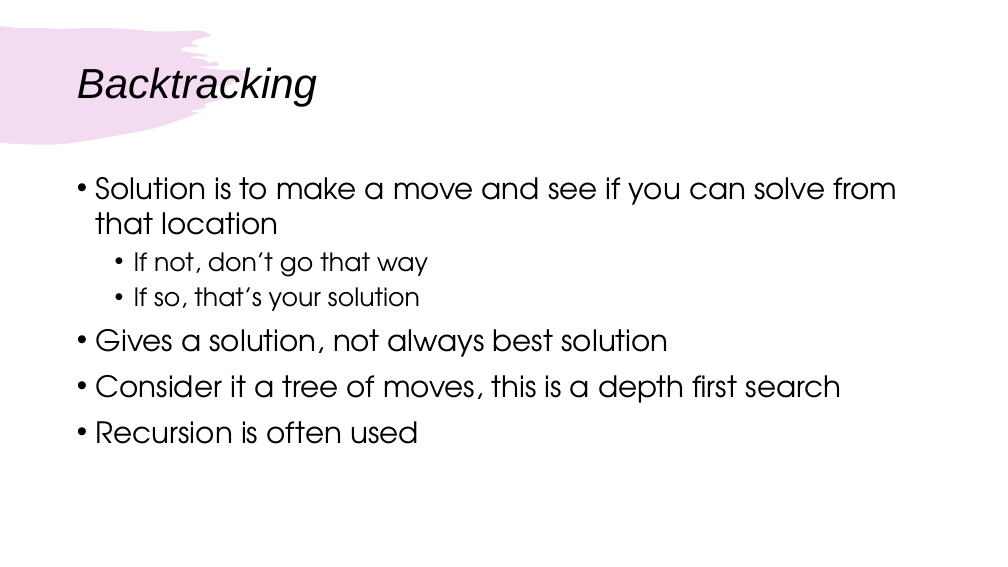
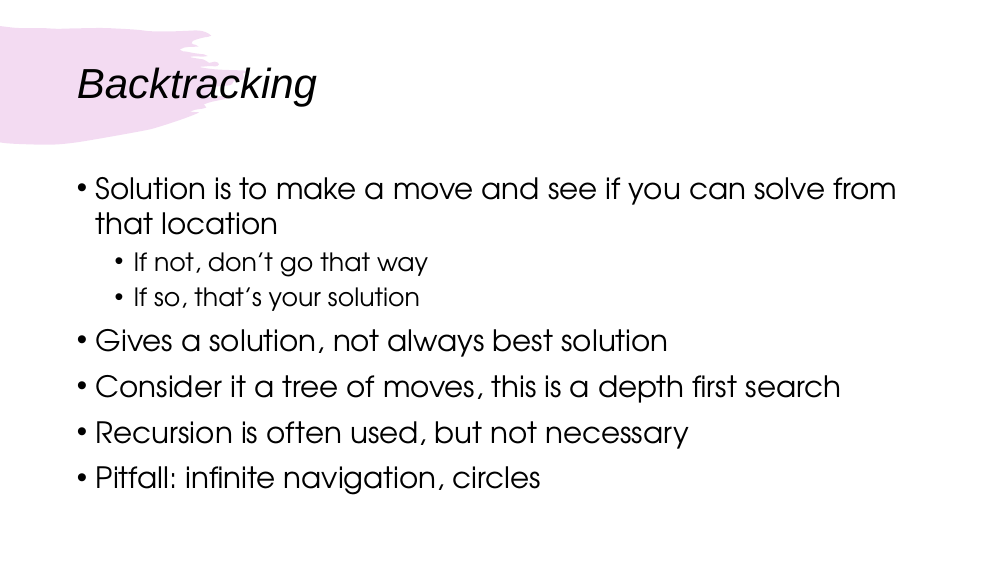
Before and after one commit to areddish/python_grids, a slide deck: slide 24 of Presentation.pptx (slide 23 before the commit). Drawn at 1008x567 pixels with LibreOffice and Linux fonts; fonts in the diff are those of the drawing. Boxes give left, top, right and bottom in pixels: in the first picture for what was removed or moved away, otherwise in the second. Text is boxed around its words. In the diff, an @@ line names an element or a change of style, - is before the commit and + after.

```diff
--- a/Presentation.pptx
+++ b/Presentation.pptx
@@ text at [96,421,689,495]: text changed @@
-• Recursion is often used
+• Recursion is often used, but not necessary
+• Pitfall: infinite navigation, circles
```
Also in this commit, not shown: 4 other slides changed, 3 slides added, 1 slide removed.
